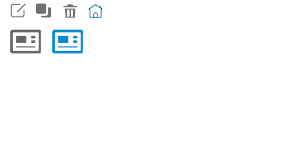
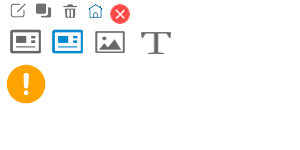
Before/after of a 300 × 150 layered artwork. What changed in the layer stack:
added layer "图层 14" above "图层 12" over [6, 64, 46, 104]
added layer "图层 12" above "图层 11" over [110, 4, 130, 24]
added layer "图层 11" above "图层 10" over [141, 32, 171, 54]
added layer "图层 10" above "图层 4" over [95, 31, 125, 53]
